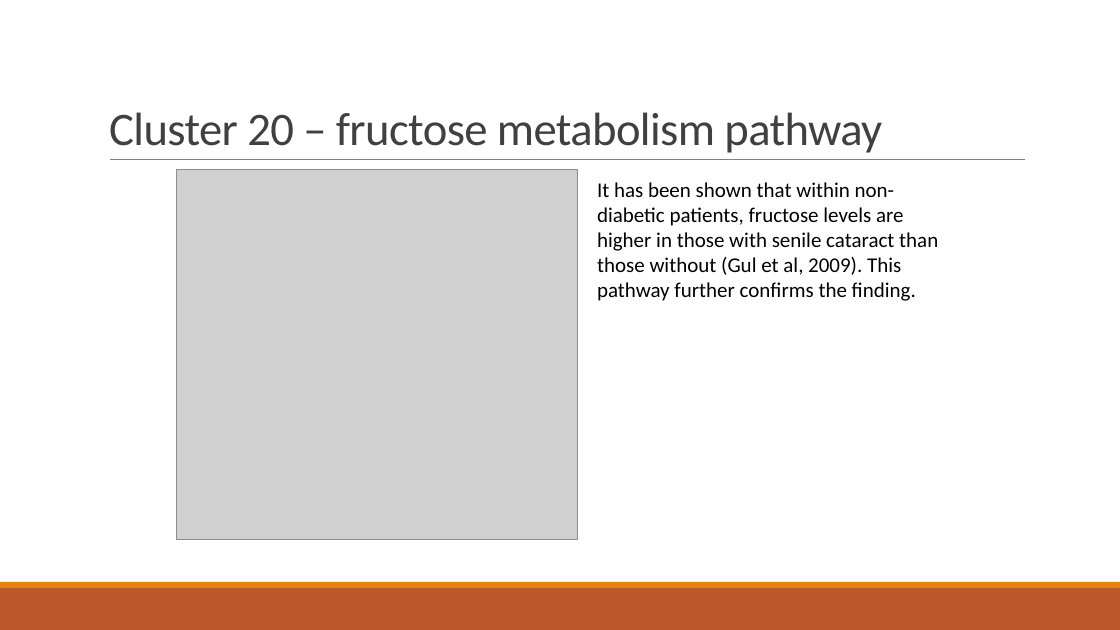
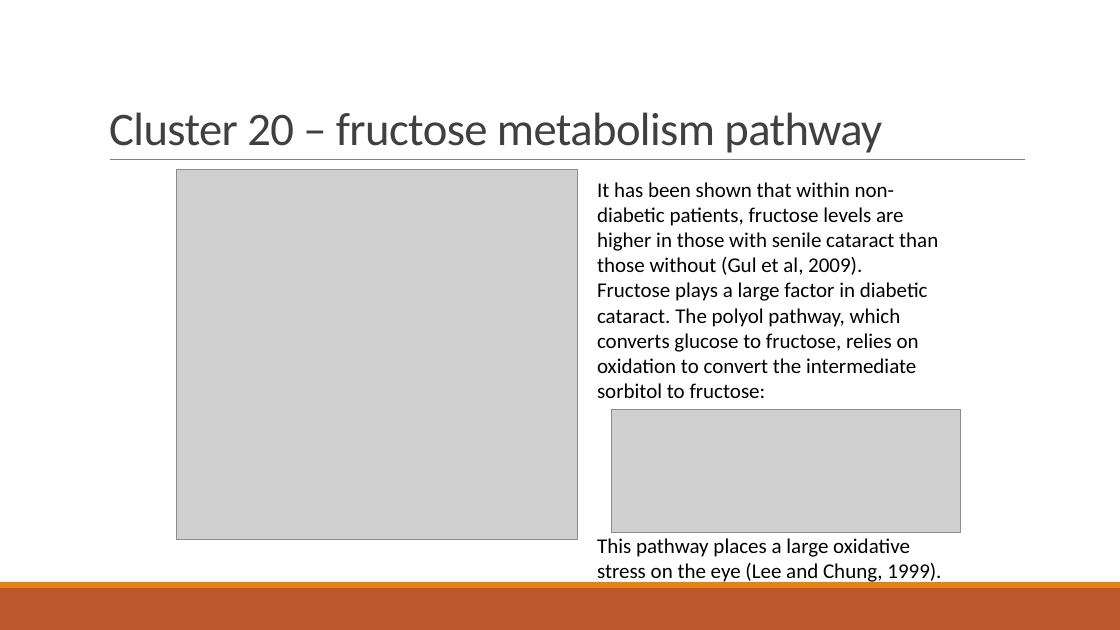
Before and after one commit to dyaom/REHS-2019, a slide deck: slide 15 of Cataract_posterslidesonly.pptx. Drawn at 1120x630 pixels with LibreOffice and Linux fonts; fonts in the diff are those of the drawing; grey boxes stand for pictures. Boxes give left, top, right and bottom in pixels: in the first picture for what was removed or moved away, otherwise in the second. Text is boxed around its words. In the diff, an @@ line names an element or a change of style, - is before the commit and + after.

```diff
--- a/Cataract_posterslidesonly.pptx
+++ b/Cataract_posterslidesonly.pptx
@@ text at [597, 182, 938, 398]: text changed @@
-It has been shown that within non-diabetic patients, fructose levels are higher in those with senile cataract than those without (Gul et al, 2009). This pathway further confirms the finding.
+It has been shown that within non-diabetic patients, fructose levels are higher in those with senile cataract than those without (Gul et al, 2009).
+Fructose plays a large factor in diabetic cataract. The polyol pathway, which converts glucose to fructose, relies on oxidation to convert the intermediate sorbitol to fructose:
@@ picture added at [612, 410, 960, 534] @@
@@ text added at [597, 538, 941, 585], 18 pt, text #000000 @@
+This pathway places a large oxidative stress on the eye (Lee and Chung, 1999).
```
Also in this commit, not shown: 10 other slides changed, 7 other files.
